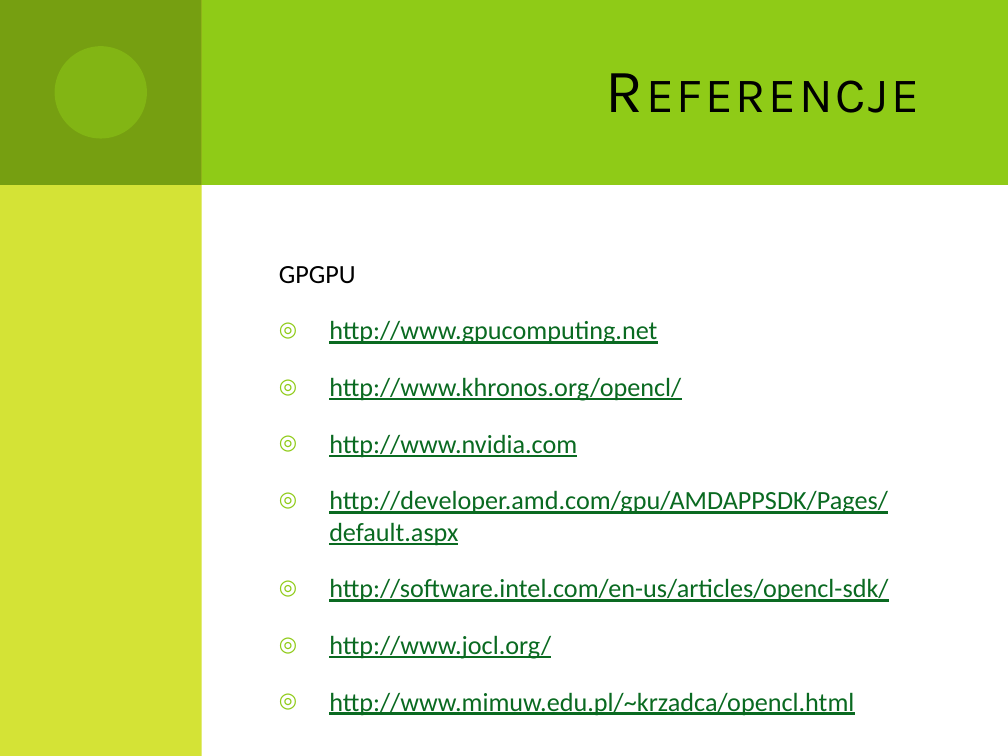
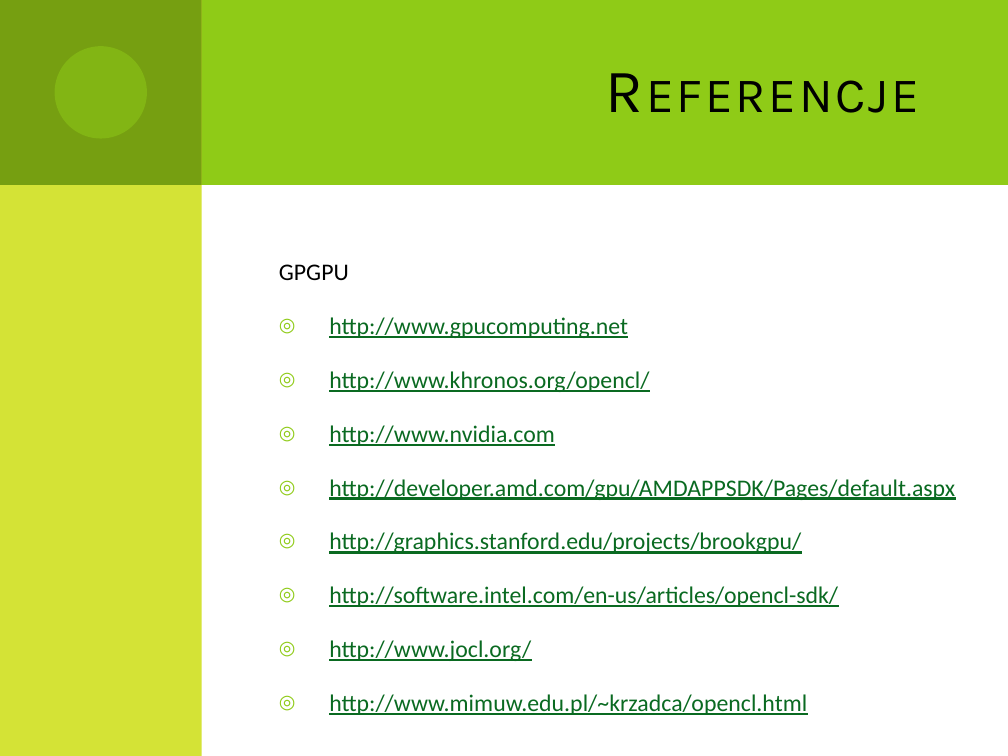
Before and after one commit to Dzess/DMARF, a slide deck: slide 16 of presentation/GPGPU_in_data_minig.pptx (slide 14 before the commit). Drawn at 1008x756 pixels with LibreOffice and Linux fonts; fonts in the diff are those of the drawing. Boxes give left, top, right and bottom in pixels: in the first picture for what was removed or moved away, otherwise in the second. Text is boxed around its words. In the diff, an @@ line names an element or a change of style, - is before the commit and + after.

```diff
--- a/presentation/GPGPU_in_data_minig.pptx
+++ b/presentation/GPGPU_in_data_minig.pptx
@@ text at (x1=279, y1=264, x2=955, y2=715): size 18.7 to 17.1 pt in "GPGPU", "http://www.gpucomputing.net", "http://www.khronos.org/opencl/", "http://www.nvidia.com" and 4 more places @@
@@ text at (x1=329, y1=532, x2=801, y2=554): paragraph added @@
+◎ http://graphics.stanford.edu/projects/brookgpu/
```
Also in this commit, not shown: 5 other slides changed, 3 slides added, 1 slide removed.
